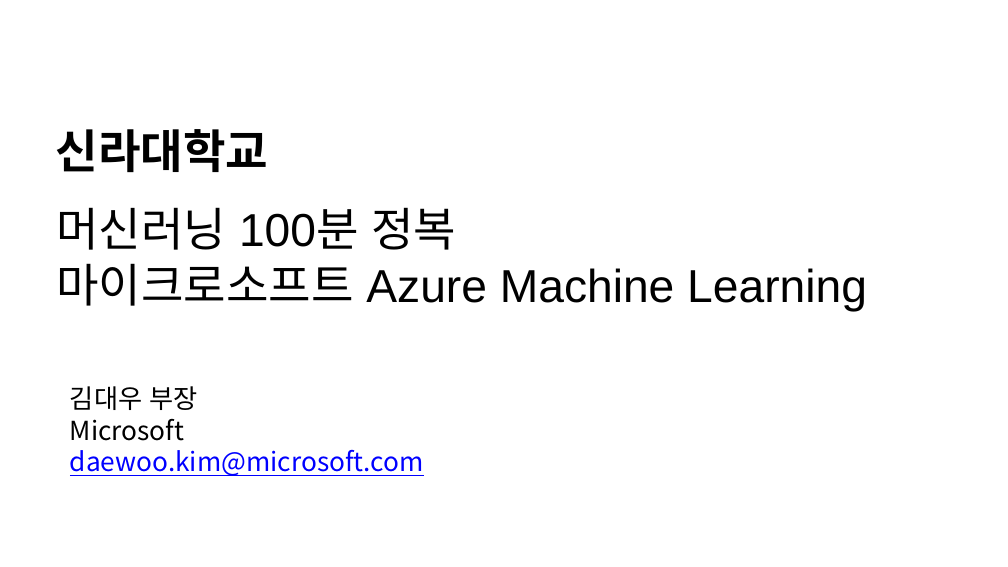
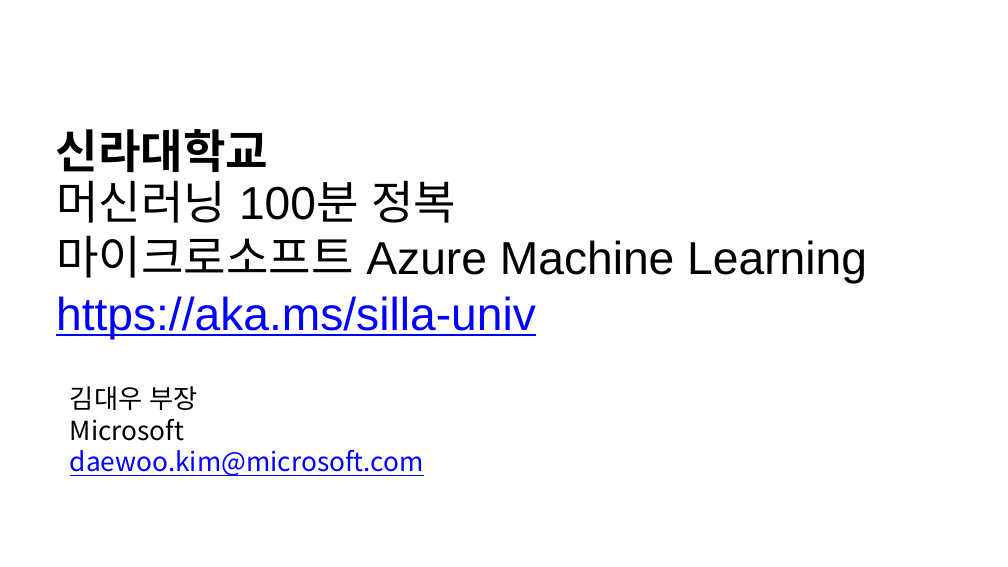
Before and after one commit to CloudBreadPaPa/silla-univ, a slide deck: slide 1 of docs/Microsoft-AzureML-신라대학교-핸드아웃.pptx. Drawn at 1008x567 pixels with LibreOffice and Linux fonts; fonts in the diff are those of the drawing. Boxes give left, top, right and bottom in pixels: in the first picture for what was removed or moved away, otherwise in the second. Text is boxed around its words. In the diff, an @@ line names an element or a change of style, - is before the commit and + after.

```diff
--- a/docs/Microsoft-AzureML-신라대학교-핸드아웃.pptx
+++ b/docs/Microsoft-AzureML-신라대학교-핸드아웃.pptx
@@ text "머신러닝 100분 정복": place and size @@
-text "머신러닝 100분 정복" at [56,207,867,312]
+text "머신러닝 100분 정복" at [56,180,867,339]
@@ text at [56,296,536,339]: paragraph added @@
+https://aka.ms/silla-univ
```
Also in this commit, not shown: 1 other file.
